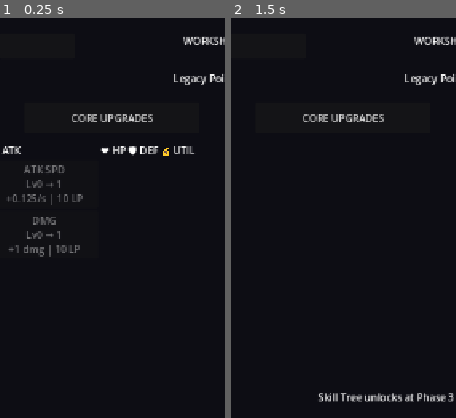
Above: before the commit, frames 1-2 (left to right).
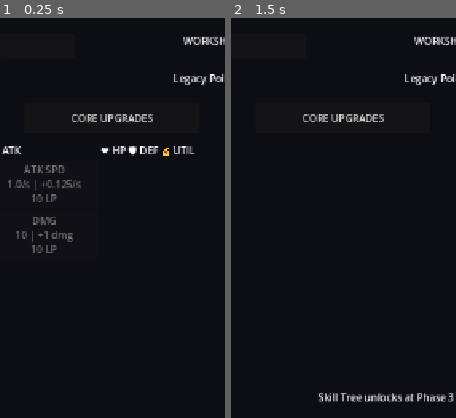
Above: after the commit, the same moments.

Repository: elydarstudio/Base_Defence
Game: Godot game, scene res://Scenes/workshop.tscn
Two runs of this game, one before a commit and one after it. Both use one fixed random seed, a clock stepped at 60 frames per second and the inputs below. This scene is started directly instead of the project's main scene.
Inputs:
- Up to frame 1 (0.25 s): no input
- Up to frame 2 (1.5 s): click "CORE UPGRADES" at 0.5 s; click "SKILL TREE" at 1.25 s
The pictures show only the part of the screen within x 3-53%, y 0-50%; the shares and areas given below are measured in that part.

The runs differ from the first frame. In frame 1, 1.2% of the frame differs, in the area x 3-37%, y 40-60%; in frame 2, nothing differs.

Commit message:
fix: shield regen base/rate, shield pool +50/lvl, workshop current value labels, capped stat corrections

Diff:
--- a/base-defence/Scenes/workshop.tscn
+++ b/base-defence/Scenes/workshop.tscn
@@ -220,11 +220,11 @@
 [connection signal="pressed" from="CoreContent/ColumnsContainer/ATKColumn/WFloorCritDmg" to="." method="_on_w_floor_crit_dmg_pressed"]
 [connection signal="pressed" from="CoreContent/ColumnsContainer/HPColumn/WFloorMaxHP" to="." method="_on_w_floor_max_hp_pressed"]
 [connection signal="pressed" from="CoreContent/ColumnsContainer/HPColumn/WFloorRegenAmt" to="." method="_on_w_floor_regen_amt_pressed"]
-[connection signal="pressed" from="CoreContent/ColumnsContainer/HPColumn/WFloorHPMult" to="." method="_on_button_w_floor_hp_mult_pressed"]
+[connection signal="pressed" from="CoreContent/ColumnsContainer/HPColumn/WFloorHPMult" to="." method="_on_w_floor_hp_mult_pressed"]
 [connection signal="pressed" from="CoreContent/ColumnsContainer/HPColumn/WFloorRegenSpd" to="." method="_on_w_floor_regen_spd_pressed"]
 [connection signal="pressed" from="CoreContent/ColumnsContainer/HPColumn/WFloorHealMult" to="." method="_on_w_floor_heal_mult_pressed"]
 [connection signal="pressed" from="CoreContent/ColumnsContainer/DEFColumn/WFloorShield" to="." method="_on_w_floor_shield_pressed"]
-[connection signal="pressed" from="CoreContent/ColumnsContainer/DEFColumn/WFloorShieldRegen" to="." method="_on_w_floor_shield_rege_pressed"]
+[connection signal="pressed" from="CoreContent/ColumnsContainer/DEFColumn/WFloorShieldRegen" to="." method="_on_w_floor_shield_regen_pressed"]
 [connection signal="pressed" from="CoreContent/ColumnsContainer/DEFColumn/WFloorShieldStrength" to="." method="_on_w_floor_shield_strength_pressed"]
 [connection signal="pressed" from="CoreContent/ColumnsContainer/DEFColumn/WFloorShieldMult" to="." method="_on_w_floor_shield_mult_pressed"]
 [connection signal="pressed" from="CoreContent/ColumnsContainer/DEFColumn/WFloorEvasion" to="." method="_on_w_floor_evasion_pressed"]
--- a/base-defence/Scripts/base.gd
+++ b/base-defence/Scripts/base.gd
@@ -22,7 +22,7 @@
 # Shield
 var max_shield: float = 0.0
 var shield: float = 0.0
-var shield_regen_interval: float = 1.0
+var shield_regen_interval: float = 5.0
 var shield_regen_timer: float = 0.0
 var shield_strength: float = 0.1
 var shield_multiplier: float = 1.0
--- a/base-defence/Scripts/main.gd
+++ b/base-defence/Scripts/main.gd
@@ -215,10 +215,10 @@
 	$Base.crit_damage += crit_dmg_level * 0.10
 	# DEF
 	shield_level = d["floor_shield"]
-	$Base.max_shield += shield_level * 20.0
-	$Base.shield += shield_level * 20.0
+	$Base.max_shield += shield_level * 50.0
+	$Base.shield += shield_level * 50.0
 	shield_regen_level = d["floor_shield_regen"]
-	$Base.shield_regen_interval = max(0.5, 1.0 - (shield_regen_level * 0.005))
+	$Base.shield_regen_interval = max(0.5, 5.0 - (shield_regen_level * 0.045))
 	shield_strength_level = d["floor_shield_strength"]
 	$Base.shield_strength += shield_strength_level * 0.004
 	shield_mult_level = d["floor_shield_mult"]
@@ -379,10 +379,10 @@
 	# DEF
 	_update_btn($UI/UpgradePanel/ColumnsContainer/DEFColumn/ShieldButton,
 		"SHIELD", shield_level, shield_max, shield_cost,
-		str(shield_level * 20))
+		str(shield_level * 50))
 	_update_btn($UI/UpgradePanel/ColumnsContainer/DEFColumn/ShieldRegenButton,
 		"SHLD RGN", shield_regen_level, shield_regen_max, shield_regen_cost,
-		str(snappedf(max(0.5, 1.0 - (shield_regen_level * 0.005)), 0.01)) + "s")
+		str(snappedf(max(0.5, 5.0 - (shield_regen_level * 0.045)), 0.01)) + "s")
 	_update_btn($UI/UpgradePanel/ColumnsContainer/DEFColumn/ShieldStrengthButton,
 		"SHLD STR", shield_strength_level, shield_strength_max, shield_strength_cost,
 		str(snappedf(shield_strength_level * 0.4, 0.1)) + "%")
@@ -483,8 +483,8 @@
 	currency -= shield_cost
 	shield_level += 1
 	shield_cost = _calc_cost(30, shield_level, false)
-	$Base.max_shield += 20.0
-	$Base.shield += 20.0
+	$Base.max_shield += 50.0
+	$Base.shield += 50.0
 	$Base._update_combat_ui()
 	_update_ui()
 
@@ -493,7 +493,7 @@
 	currency -= shield_regen_cost
 	shield_regen_level += 1
 	shield_regen_cost = _calc_cost(45, shield_regen_level, true)
-	$Base.shield_regen_interval = max(0.5, 1.0 - (shield_regen_level * 0.005))
+	$Base.shield_regen_interval = max(0.5, 5.0 - (shield_regen_level * 0.045))
 	_update_ui()
 
 func _on_shield_strength_button_pressed():
--- a/base-defence/Scripts/workshop.gd
+++ b/base-defence/Scripts/workshop.gd
@@ -54,7 +54,7 @@
 	"WFloorDmgMult": ["DMG MULT", "+10%"],
 	"WFloorCritChance": ["CRIT %", "+0.8%"],
 	"WFloorCritDmg": ["CRIT DMG", "+10%"],
-	"WFloorShield": ["SHIELD", "+20"],
+	"WFloorShield": ["SHIELD", "+50"],
 	"WFloorShieldRegen": ["SHLD RGN", "-0.005s interval"],
 	"WFloorShieldStrength": ["SHLD STR", "+0.4%"],
 	"WFloorShieldMult": ["SHLD MULT", "+10%"],
@@ -111,17 +111,65 @@
 func _update_ui():
 	var lp = SaveManager.data["legacy_points"]
 	$LPLabel.text = "Legacy Points: " + str(lp)
-	for btn_name in BUTTON_MAP:
-		var key = BUTTON_MAP[btn_name]
-		var level = SaveManager.data[key]
+	var d = SaveManager.data
+
+	var levels = {
+		"WFloorAtkSpd": d["floor_attack_speed"],
+		"WFloorDmg": d["floor_damage"],
+		"WFloorDmgMult": d["floor_dmg_mult"],
+		"WFloorCritChance": d["floor_crit_chance"],
+		"WFloorCritDmg": d["floor_crit_dmg"],
+		"WFloorShield": d["floor_shield"],
+		"WFloorShieldRegen": d["floor_shield_regen"],
+		"WFloorShieldStrength": d["floor_shield_strength"],
+		"WFloorShieldMult": d["floor_shield_mult"],
+		"WFloorEvasion": d["floor_evasion"],
+		"WFloorMaxHP": d["floor_max_hp"],
+		"WFloorRegenAmt": d["floor_regen_amt"],
+		"WFloorRegenSpd": d["floor_regen_spd"],
+		"WFloorHealMult": d["floor_heal_mult"],
+		"WFloorHPMult": d["floor_hp_mult"],
+		"WFloorGoldPerKill": d["floor_gold_per_kill"],
+		"WFloorGoldMult": d["floor_gold_mult"],
+		"WFloorLpGain": d["floor_lp_gain"],
+		"WFloorLpMult": d["floor_legacy_mult"],
+		"WFloorLpDrop": d["floor_legacy_drop"],
+	}
+
+	var current_vals = {
+		"WFloorAtkSpd": str(snappedf(1.0 + (levels["WFloorAtkSpd"] * 0.125), 0.01)) + "/s",
+		"WFloorDmg": str(10 + levels["WFloorDmg"]),
+		"WFloorDmgMult": "+" + str(levels["WFloorDmgMult"] * 10) + "%",
+		"WFloorCritChance": str(snappedf(levels["WFloorCritChance"] * 0.8, 0.1)) + "%",
+		"WFloorCritDmg": str(snappedf(1.5 + (levels["WFloorCritDmg"] * 0.1), 0.01)) + "x",
+		"WFloorShield": str(levels["WFloorShield"] * 50),
+		"WFloorShieldRegen": str(snappedf(max(0.5, 5.0 - (levels["WFloorShieldRegen"] * 0.045)), 0.01)) + "s",
+		"WFloorShieldStrength": str(snappedf(10.0 + (levels["WFloorShieldStrength"] * 0.3), 0.1)) + "%",
+		"WFloorShieldMult": "+" + str(levels["WFloorShieldMult"] * 10) + "%",
+		"WFloorEvasion": str(snappedf(levels["WFloorEvasion"] * 0.2, 0.1)) + "%",
+		"WFloorMaxHP": str(100 + (levels["WFloorMaxHP"] * 10)),
+		"WFloorRegenAmt": str(levels["WFloorRegenAmt"]) + " hp",
+		"WFloorRegenSpd": str(snappedf(max(0.5, 5.0 - (levels["WFloorRegenSpd"] * 0.045)), 0.01)) + "s",
+		"WFloorHealMult": "+" + str(levels["WFloorHealMult"] * 10) + "%",
+		"WFloorHPMult": "+" + str(levels["WFloorHPMult"] * 10) + "%",
+		"WFloorGoldPerKill": "+" + str(levels["WFloorGoldPerKill"]) + "g",
+		"WFloorGoldMult": "+" + str(levels["WFloorGoldMult"] * 10) + "%",
+		"WFloorLpGain": str(1 + levels["WFloorLpGain"]) + " LP",
+		"WFloorLpMult": "+" + str(levels["WFloorLpMult"] * 10) + "%",
+		"WFloorLpDrop": str(snappedf(5.0 + (levels["WFloorLpDrop"] * 0.35), 0.1)) + "%",
+	}
+
+	for btn_name in levels:
+		var level = levels[btn_name]
 		var base_cost = COSTS[btn_name]
 		var cost = _calc_lp_cost(base_cost, level)
 		var label = STAT_LABELS[btn_name][0]
 		var per_level = STAT_LABELS[btn_name][1]
+		var current = current_vals[btn_name]
 		var btn = _find_button(btn_name)
 		if btn == null:
 			continue
-		btn.text = label + "\nLv" + str(level) + " → " + str(level + 1) + "\n" + per_level + " | " + str(cost) + " LP"
+		btn.text = label + "\n" + current + " | " + per_level + "\n" + str(cost) + " LP"
 		btn.disabled = lp < cost
 
 func _find_button(btn_name: String) -> Button:
